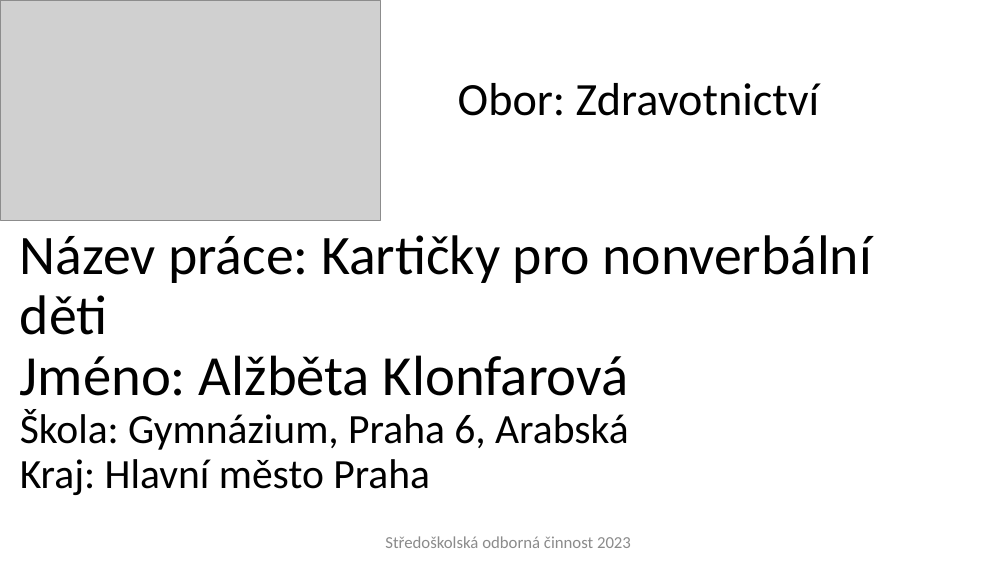
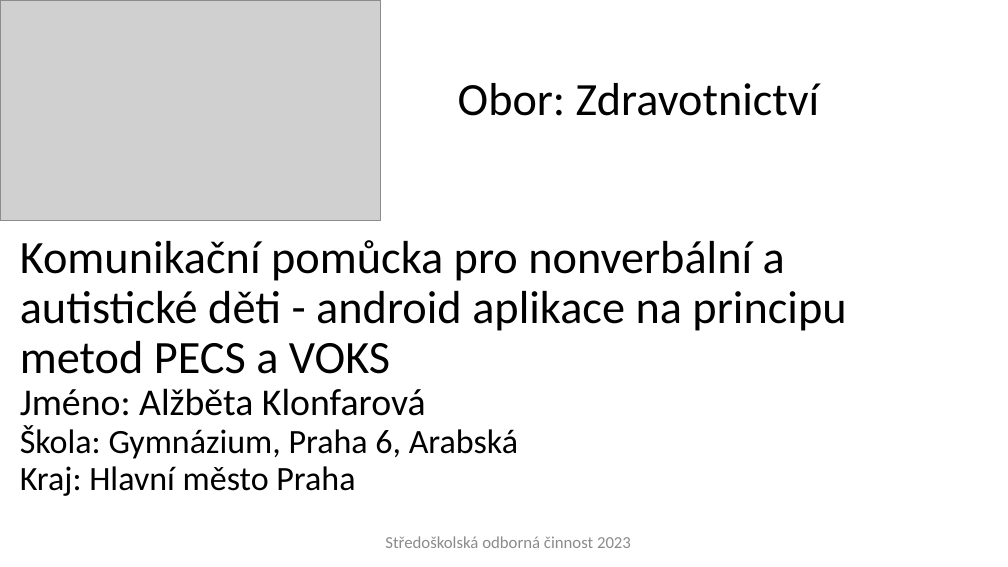
Before and after one commit to gyarab/Aplikace-Domluv-se, a slide deck: slide 1 of soc prezentace.pptx. Drawn at 1008x567 pixels with LibreOffice and Linux fonts; fonts in the diff are those of the drawing; grey boxes stand for pictures; background and template pictures are left out. Boxes give left, top, right and bottom in pixels: in the first picture for what was removed or moved away, otherwise in the second. Text is boxed around its words. In the diff, an @@ line names an element or a change of style, - is before the commit and + after.

```diff
--- a/soc prezentace.pptx
+++ b/soc prezentace.pptx
@@ title at <box>20,240,846,496</box>: text changed; size 39.6 to 44.1 pt @@
-Název práce: Kartičky pro nonverbální děti
-Jméno: Alžběta Klonfarová
-Škola: Gymnázium, Praha 6, Arabská
-Kraj: Hlavní město Praha
+Komunikační pomůcka pro nonverbální a autistické děti - android aplikace na principu metod PECS a VOKS
+Jméno: Alžběta Klonfarová
+Škola: Gymnázium, Praha 6, Arabská
+Kraj: Hlavní město Praha
```
Also in this commit, not shown: 4 other slides changed, 6 slides added, 9 slides removed.
